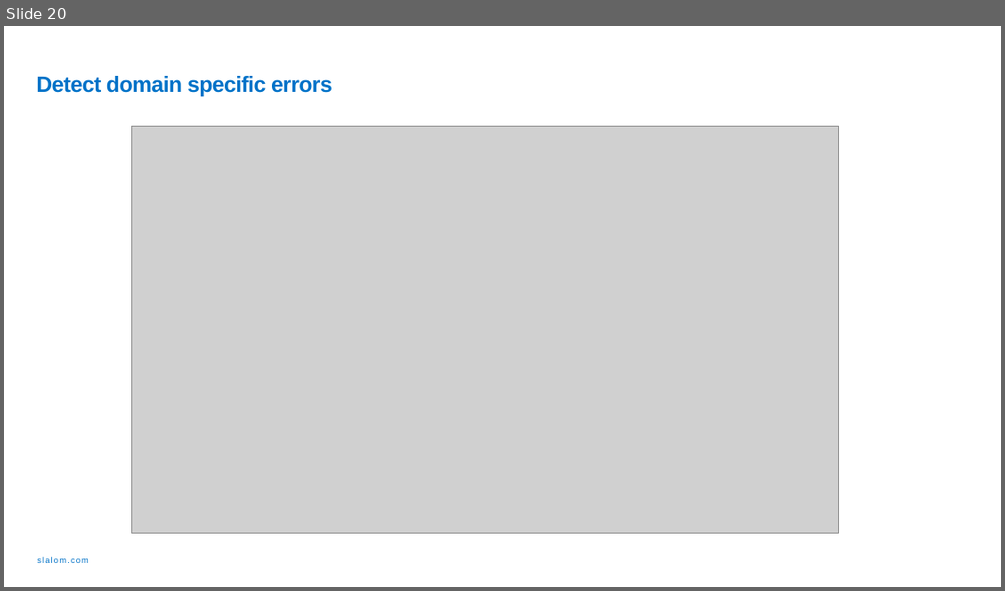
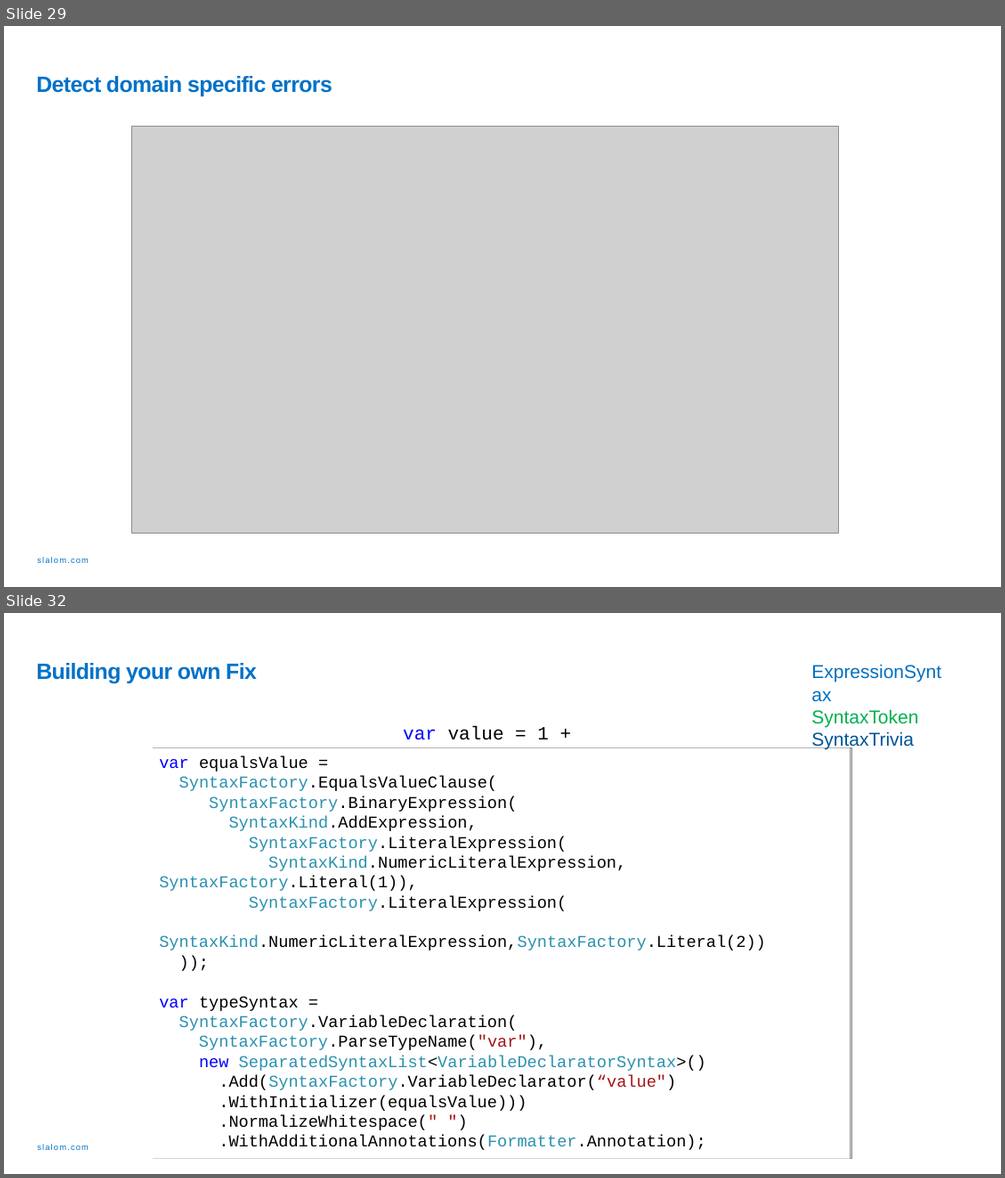
Before and after one commit to jwooley/RoslynLabs, a slide deck: RoslynStaticAnalyzerWorkshop.pptx. Shown one above the other, each under a label of ours: slide 20 before the commit, slides 29 and 32 after it; the slides between them are not shown. The pictures are 1005x591 and 1005x1178 pixels, drawn with LibreOffice and Linux fonts; fonts in the diff are those of the drawing; grey boxes stand for pictures. Boxes give left, top, right and bottom in pixels: in the first picture for what was removed or moved away, otherwise in the second. Text is boxed around its words. In the diff, an @@ line names an element or a change of style, - is before the commit and + after.

```diff
--- a/RoslynStaticAnalyzerWorkshop.pptx
+++ b/RoslynStaticAnalyzerWorkshop.pptx
@@ slide 32 added at bbox=[4, 613, 1001, 1174], background #FFFFFF; not listed: 1 template element that a slide beside it also shows @@
@@ title added at bbox=[36, 663, 257, 684], 21.3 pt, text #0072C8, bold @@
+Building your own Fix
@@ text added at bbox=[811, 709, 918, 750], 18 pt, text #0070C0 @@
+ExpressionSyntax
+SyntaxToken
+SyntaxTrivia
@@ text added at bbox=[403, 726, 549, 769], 18 pt, text #000000 @@
+var value = 1 + 2;
@@ picture added at bbox=[154, 748, 852, 1159] @@
@@ picture added at bbox=[156, 748, 850, 1159] @@
@@ text added at bbox=[159, 756, 766, 1150], 16 pt, text #000000 @@
+var equalsValue =
+SyntaxFactory.EqualsValueClause(
+SyntaxFactory.BinaryExpression(
+SyntaxKind.AddExpression,
+SyntaxFactory.LiteralExpression(
+SyntaxKind.NumericLiteralExpression, SyntaxFactory.Literal(1)),
+SyntaxFactory.LiteralExpression(
+SyntaxKind.NumericLiteralExpression,SyntaxFactory.Literal(2))
+));
+var typeSyntax =
+SyntaxFactory.VariableDeclaration(
+SyntaxFactory.ParseTypeName("var"),
+new SeparatedSyntaxList<VariableDeclaratorSyntax>()
+.Add(SyntaxFactory.VariableDeclarator(“value")
+.WithInitializer(equalsValue)))
+.NormalizeWhitespace(" ")
+.WithAdditionalAnnotations(Formatter.Annotation);
+var declaration = SyntaxFactory.LocalDeclarationStatement(typeSyntax);
@@ what was slide 20 is now slide 29 @@
```
Also in this commit, not shown: 11 slides changed, 12 other slides added, 1 other file.
